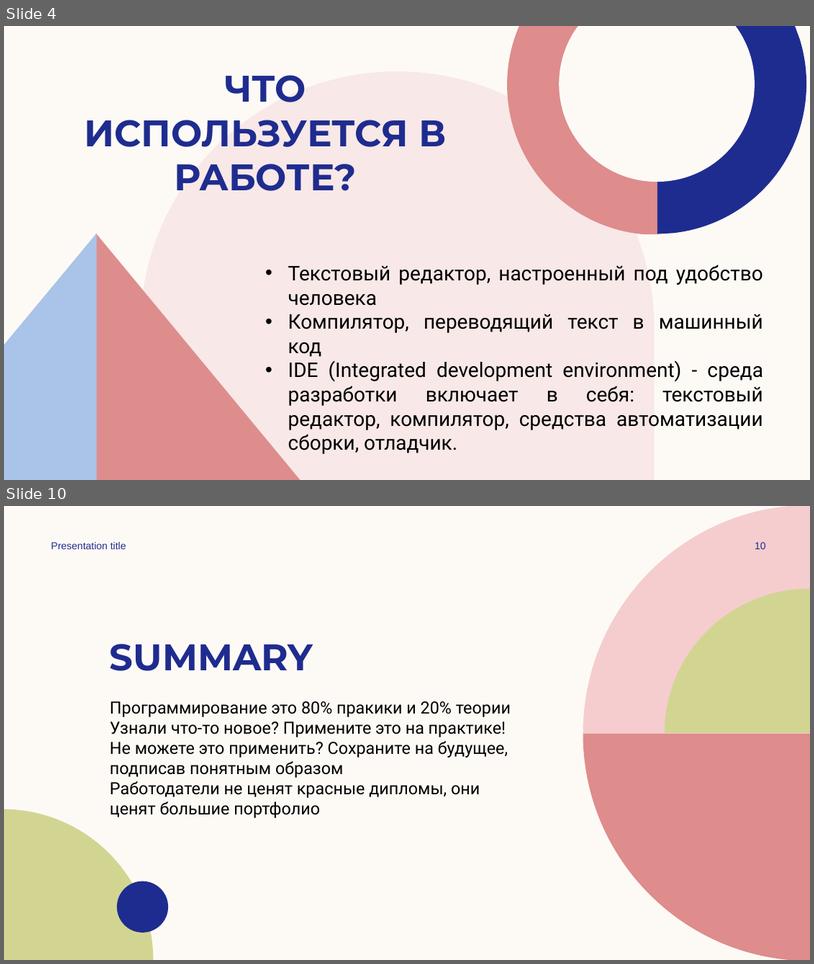
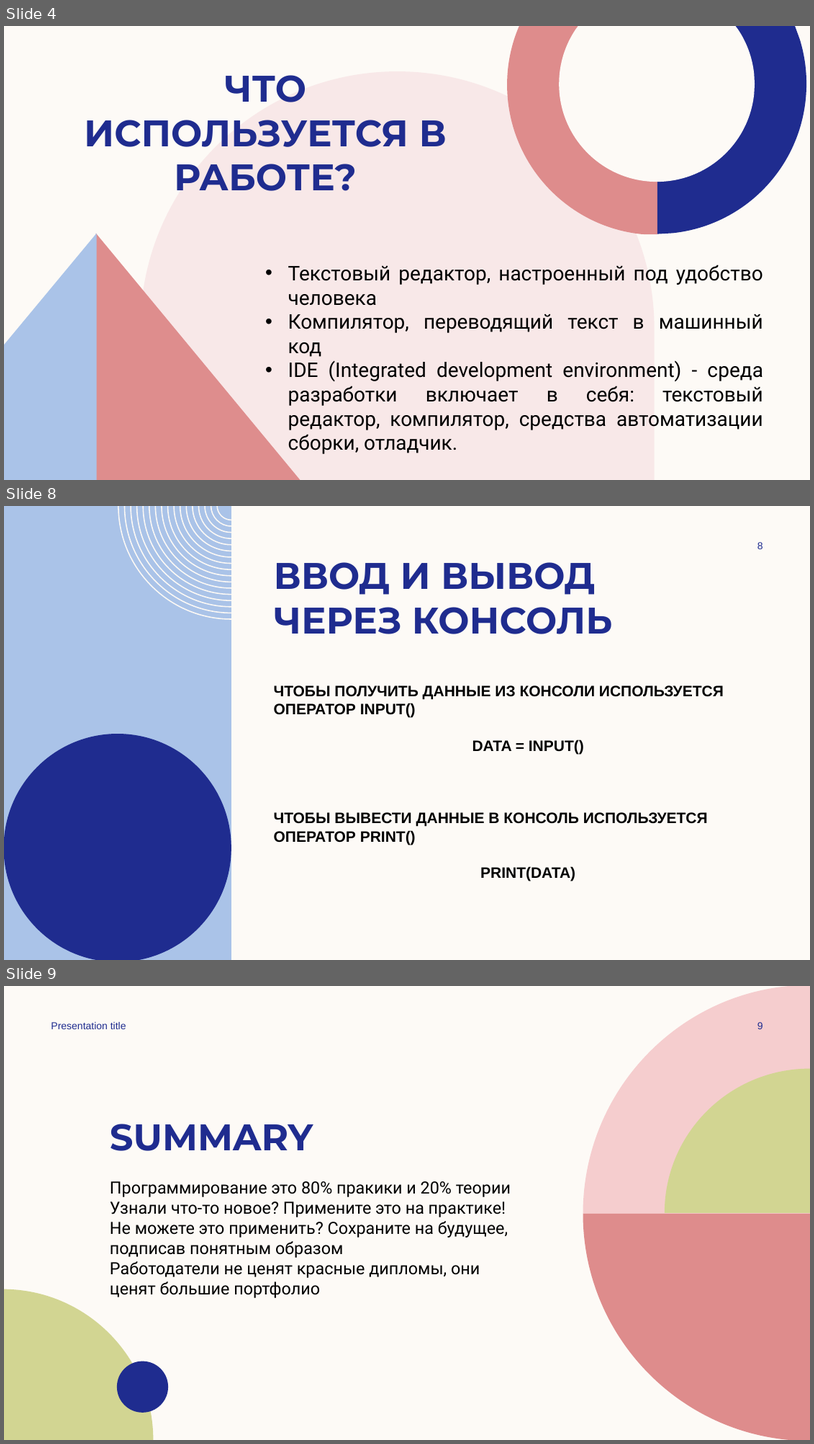
Before and after one commit to Isko00/Python_basic_lessons, a slide deck: 1_dataTypes/introduction.pptx. Shown one above the other, each under a label of ours: slides 4 and 10 before the commit, slides 4, 8 and 9 after it; the slides between them are not shown. The pictures are 814x964 and 814x1444 pixels, drawn with LibreOffice and Linux fonts; fonts in the diff are those of the drawing; background and template pictures are left out. Boxes give left, top, right and bottom in pixels: in the first picture for what was removed or moved away, otherwise in the second. Text is boxed around its words. In the diff, an @@ line names an element or a change of style, - is before the commit and + after.

```diff
--- a/1_dataTypes/introduction.pptx
+++ b/1_dataTypes/introduction.pptx
@@ slide 8 added at (4,506,810,960), background #FDFAF6 @@
@@ freeform shape added at (4,506,232,960), fill #AAC3E8 @@
@@ freeform shape added at (118,506,232,620), fill #FDFAF6 @@
@@ page number added at (758,542,764,549), 12 pt, text #1F2C8F @@
+8
@@ title added at (274,562,612,634), 44 pt, text #1F2C8F, bold @@
+ВВОД И ВЫВОД
+ЧЕРЕЗ КОНСОЛЬ
@@ text added at (274,685,724,880), 18 pt, text #000000, bold @@
+ЧТОБЫ ПОЛУЧИТЬ ДАННЫЕ ИЗ КОНСОЛИ ИСПОЛЬЗУЕТСЯ
+ОПЕРАТОР INPUT()
+DATA = INPUT()
+ЧТОБЫ ВЫВЕСТИ ДАННЫЕ В КОНСОЛЬ ИСПОЛЬЗУЕТСЯ ОПЕРАТОР PRINT()
+PRINT(DATA)
@@ freeform shape added at (4,734,232,960), fill #1F2C8F @@
@@ what was slide 10 is now slide 9 @@
@@ page number at (758,1022,764,1029): text changed @@
-10
+9
```
Also in this commit, not shown: 4 slides changed, 2 slides removed.
